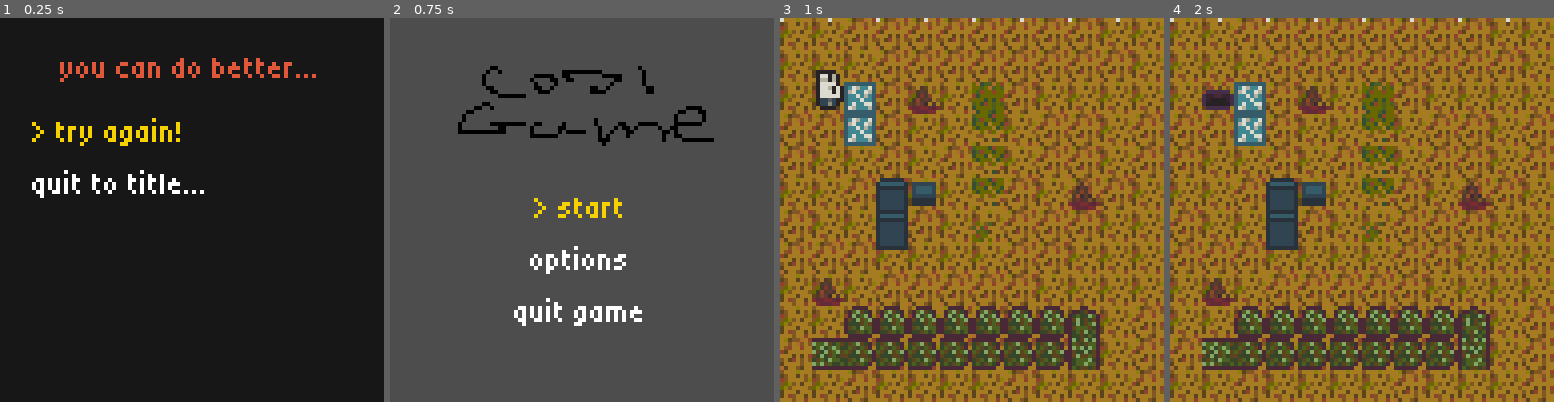
Above: before the commit, frames 1-4 (left to right).
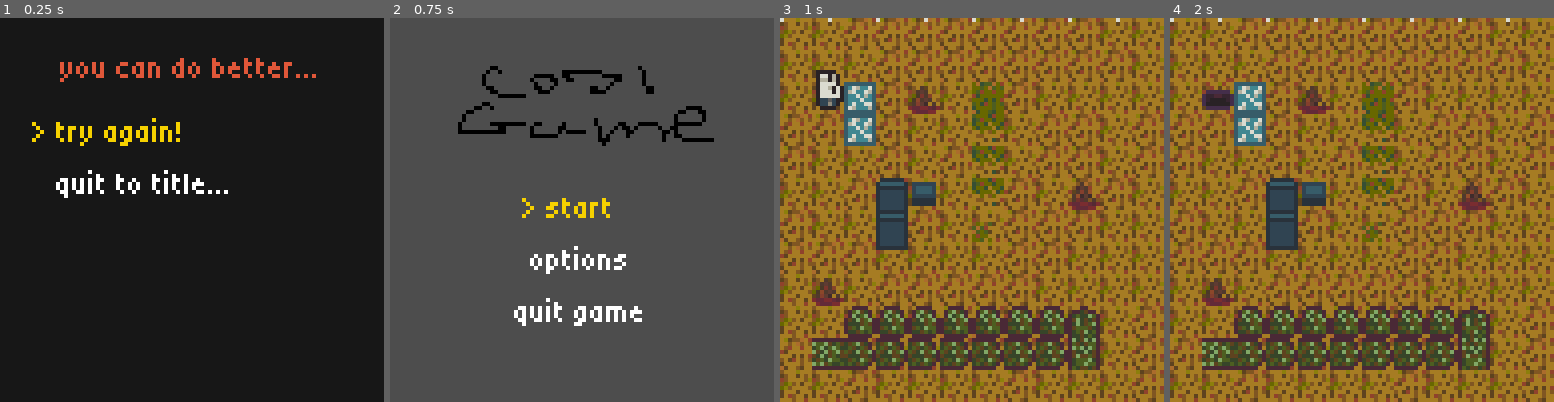
Above: after the commit, the same moments.

Repository: Someone68/cozyfall
Game: Godot game, scene res://scenes/death_screen.tscn
The game is run twice, just before and just after one commit, with the same random seed, the same clock (stepped at 60 frames per second) and the same inputs. This scene is started directly instead of the project's main scene.
Inputs:
- Up to frame 1 (0.25 s): no input
- Up to frame 2 (0.75 s): tap Enter (ui_accept) at 0.5 s; hold Up (ui_up) from 0.53 s (still down); tap Z (tunnel) at 0.6 s
- Up to frame 3 (1 s): keep holding Up (ui_up); tap Enter (ui_accept) at 0.77 s
- Up to frame 4 (2 s): keep holding Up (ui_up); tap Enter (ui_accept) at 1.25, 1.52 s; tap Z (tunnel) at 1.35 s

The runs differ from the first frame. In frame 1, 1.1% of the frame differs, in the area x 8-60%, y 39-47%; in frame 2, 0.5%; in frame 3, nothing differs; in frame 4, nothing differs.

Commit message:
arrow doesn't push text in select menu

Diff:
--- a/scenes/main_menu.tscn
+++ b/scenes/main_menu.tscn
@@ -44,7 +44,4 @@
 text = "quit game"
 horizontal_alignment = 1
 
-[node name="Control" type="Control" parent="." unique_id=1714821118]
-layout_mode = 2
-
 [connection signal="item_selected" from="VBoxContainer/SelectMenu" to="." method="_on_select_menu_item_selected"]
--- a/scripts/select_menu.gd
+++ b/scripts/select_menu.gd
@@ -7,6 +7,7 @@
 @export var highlight_color := Color(0.965, 0.82, 0.0, 1.0)
 @export var wrap_around := true
 @export var prefix := "> "
+@export var spaces := "   "
 
 var index := 0
 
@@ -41,4 +42,5 @@
 	var items := _items()
 	for i in items.size():
 		items[i].modulate = highlight_color if i == index else normal_color
-		items[i].text = "> " + items[i].text if i == index else items[i].text.trim_prefix(prefix)
+		items[i].text = "> " + items[i].text.trim_prefix(spaces).trim_suffix(spaces) + spaces if i == index \
+		else spaces + items[i].text.trim_prefix(prefix).trim_prefix(spaces).trim_suffix(spaces) + spaces
